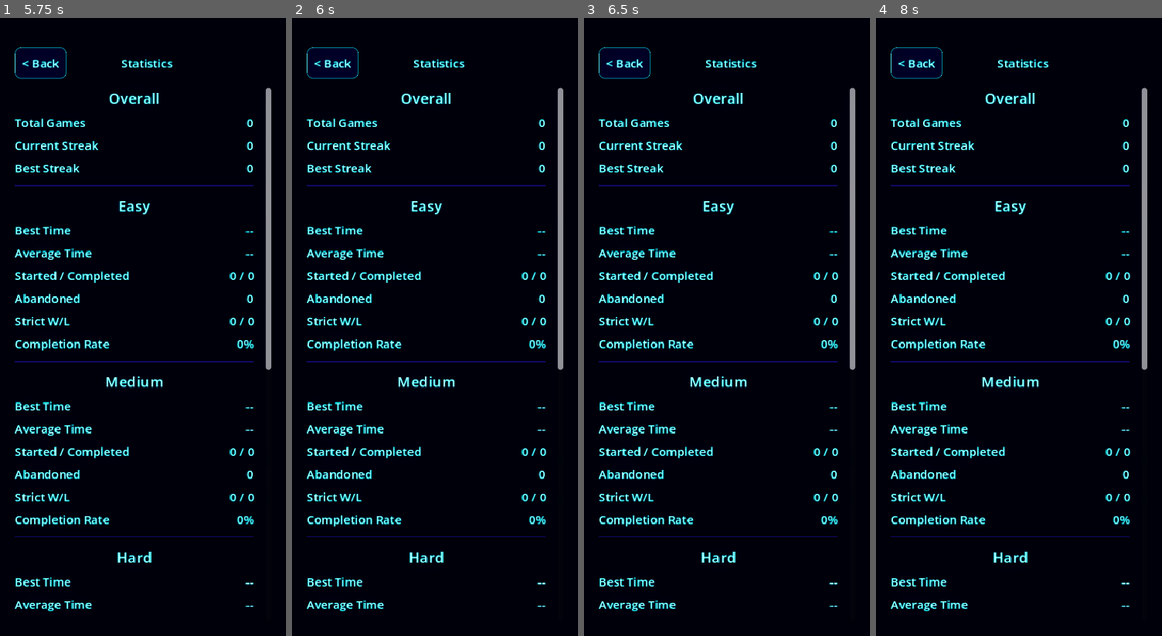
Above: before the commit, frames 1-4 (left to right).
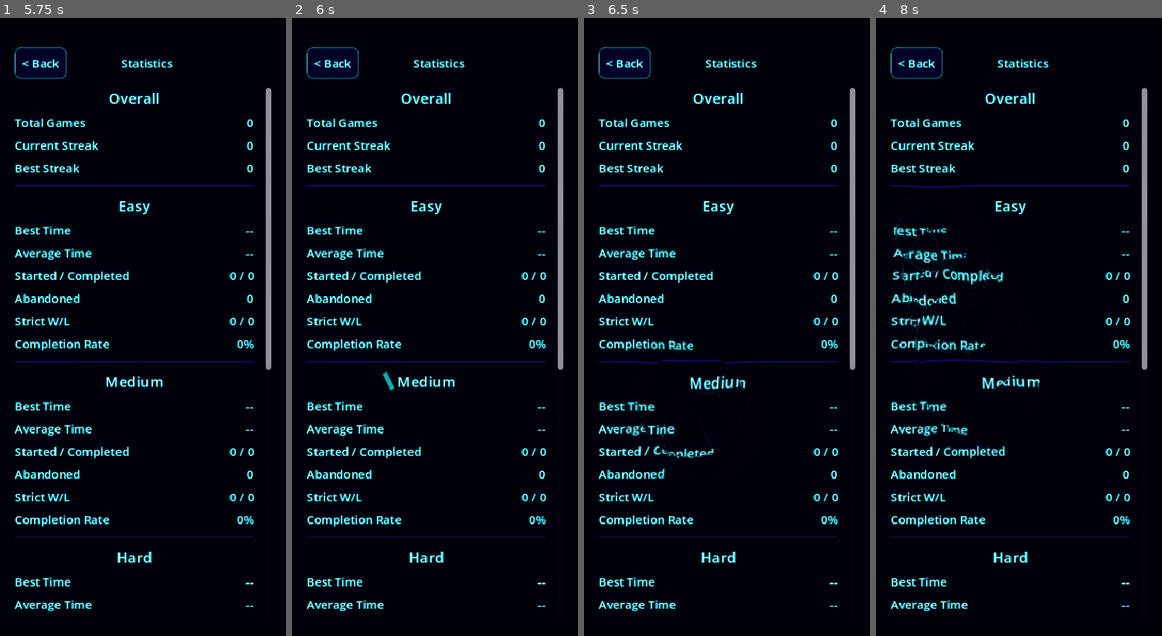
Above: after the commit, the same moments.

Repository: mchambers-mojang/sweet-vinegar-games
Game: Godot game, scene res://scenes/game_picker.tscn
The game is run twice, just before and just after one commit, with the same random seed, the same clock (stepped at 60 frames per second) and the same inputs.
Inputs (mouse positions are in pixels of both pictures, inside the frame that each line leads up to):
- Up to frame 1 (5.75 s): click "Sudoku" at 0.5 s; click "New Game" at 1.25 s; click "New Game" at 2 s; click "Statistics" at 2.75 s; click "< Back" at 3.5 s; click "Statistics" at 4.25 s; tap Enter at 5 s; move the mouse to (205, 296) at 5.02 s; tap R at 5.1 s; click (205, 296) at 5.17 s
- Up to frame 2 (6 s): tap Space at 5.75 s; drag from (377, 357) to (420, 450) at 5.77 s
- Up to frame 3 (6.5 s): no input
- Up to frame 4 (8 s): move the mouse to (1047, 191) at 6.52 s; tap R at 6.6 s; click (1047, 191) at 6.67 s; tap Enter at 7.25 s; drag from (1004, 450) to (933, 234) at 7.27 s

Frame 1 is identical in both runs. In frame 2, less than 0.1% of the frame differs, in the area x 31-36%, y 57-61%; in frame 3, 1.2%; in frame 4, 2.7%, in the area x 5-60%, y 24-72%.

Commit message:
fix: Enable drag trail/ripple on mobile touch input
- Switch DragEffect from _unhandled_input to _input (mobile Controls
  consume events before they reach _unhandled_input)
- Add suppress()/unsuppress() API so game elements can disable the
  effect during their own drag interactions
- Blockudoku piece drag and Shikaku rectangle drag suppress the effect
- 20px threshold still prevents activation on simple taps

Co-authored-by: Copilot <223556219+Copilot@users.noreply.github.com>

Diff:
--- a/scripts/blockudoku/blockudoku_game_screen.gd
+++ b/scripts/blockudoku/blockudoku_game_screen.gd
@@ -182,6 +182,7 @@
 	_drag_block_index = index
 	_drag_shape = available_blocks[index]
 	_drag_screen_pos = screen_pos
+	DragEffect.suppress()
 	_update_board_preview(screen_pos)
 
 
@@ -203,6 +204,7 @@
 	if not _dragging:
 		return
 	_dragging = false
+	DragEffect.unsuppress()
 
 	var local_pos := board.get_local_mouse_position()
 	if OS.has_feature("mobile"):
--- a/scripts/effects/drag_effect.gd
+++ b/scripts/effects/drag_effect.gd
@@ -58,7 +58,20 @@
 	_trail_canvas.draw.connect(_draw_trail)
 
 
-func _unhandled_input(event: InputEvent) -> void:
+var _suppressed := false
+
+
+## Call to prevent ripple/trail while game elements handle their own drag.
+func suppress() -> void:
+	_suppressed = true
+
+
+## Call when game element drag ends to re-enable ripple/trail.
+func unsuppress() -> void:
+	_suppressed = false
+
+
+func _input(event: InputEvent) -> void:
 	if not SettingsManager.particle_effects_enabled:
 		return
 
@@ -94,18 +107,20 @@
 		_dragging = true
 		_drag_active = false
 		_released = false
+		_suppressed = false
 		_last_pos = pos
 		_drag_start_pos = pos
 		_last_ring_pos = pos
 	elif released:
 		_dragging = false
 		_drag_active = false
+		_suppressed = false
 		_released = true
 		_release_time = Time.get_ticks_msec() / 1000.0
 
 
 func _on_drag(pos: Vector2) -> void:
-	if not _dragging:
+	if not _dragging or _suppressed:
 		return
 
 	# Don't activate until drag exceeds threshold
--- a/scripts/shikaku/shikaku_board.gd
+++ b/scripts/shikaku/shikaku_board.gd
@@ -126,11 +126,13 @@
 		_dragging = true
 		_drag_start = cell
 		_drag_end = cell
+		DragEffect.suppress()
 		_update_drag_preview()
 		queue_redraw()
 		accept_event()
 	elif released and _dragging:
 		_dragging = false
+		DragEffect.unsuppress()
 		_drag_end = _pos_to_cell(pos)
 		_update_drag_preview()
 		# Only place if drag covers more than a single cell (prevents accidental 1x1 on tap)
